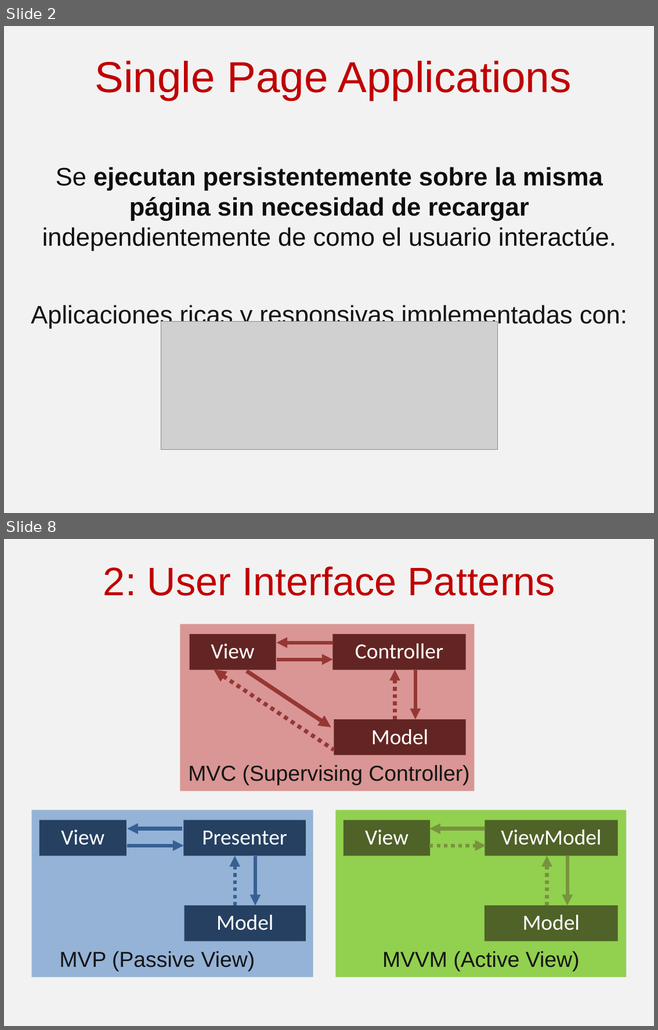
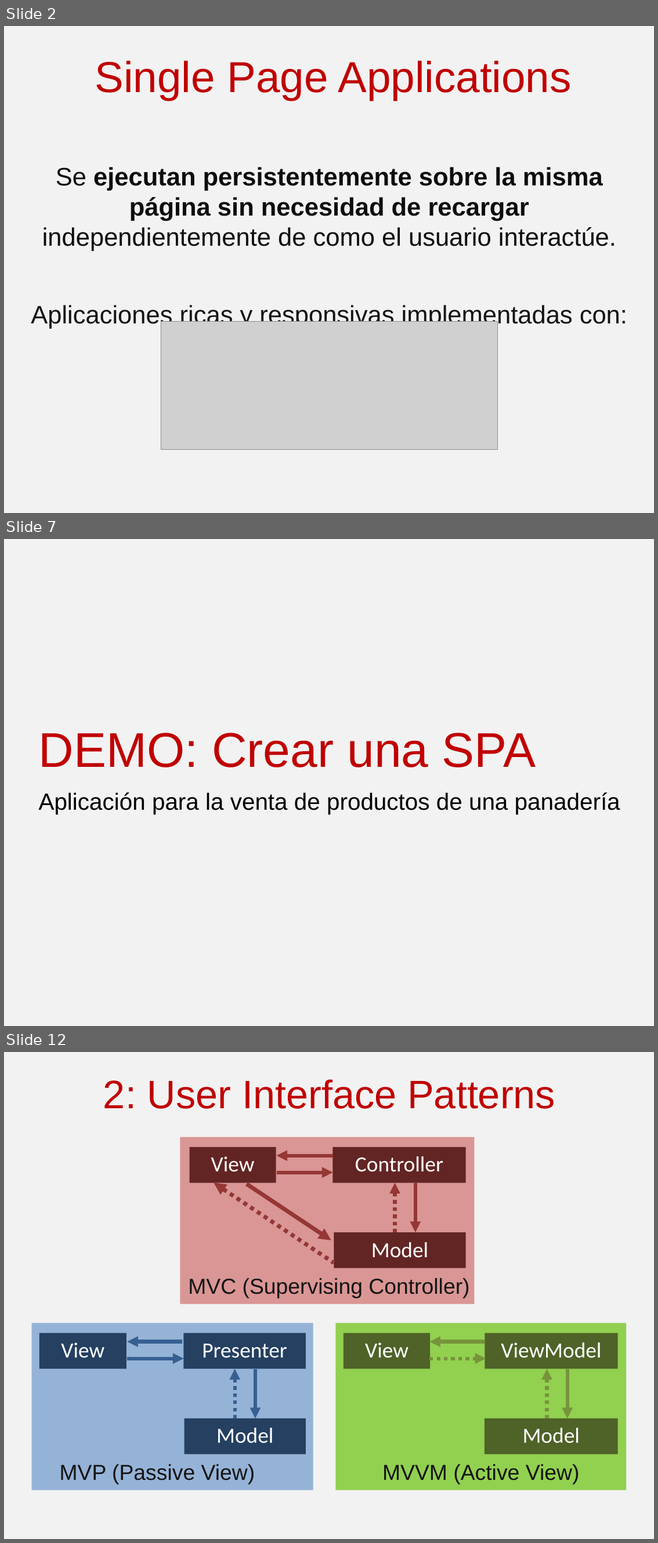
Before and after one commit to angelnunezsalazar/Presentations, a slide deck: SinglePageApplications_CodePassion2012/ppt/SinglePageApplications.pptx. Shown one above the other, each under a label of ours: slides 2 and 8 before the commit, slides 2, 7 and 12 after it; the slides between them are not shown. The pictures are 658x1030 and 658x1543 pixels, drawn with LibreOffice and Linux fonts; fonts in the diff are those of the drawing; grey boxes stand for pictures. Boxes give left, top, right and bottom in pixels: in the first picture for what was removed or moved away, otherwise in the second. Text is boxed around its words. In the diff, an @@ line names an element or a change of style, - is before the commit and + after.

```diff
--- a/SinglePageApplications_CodePassion2012/ppt/SinglePageApplications.pptx
+++ b/SinglePageApplications_CodePassion2012/ppt/SinglePageApplications.pptx
@@ slide 7 added at [4,539,654,1026], background #F2F2F2 @@
@@ title added at [39,733,536,768], 54 pt, text #C00000 @@
+DEMO: Crear una SPA
@@ text added at [39,792,620,815], 26 pt, text #000000 @@
+Aplicación para la venta de productos de una panadería
@@ what was slide 8 is now slide 12 @@
```
Also in this commit, not shown: 8 slides changed, 6 other slides added, 2 slides removed, 2 other files.
